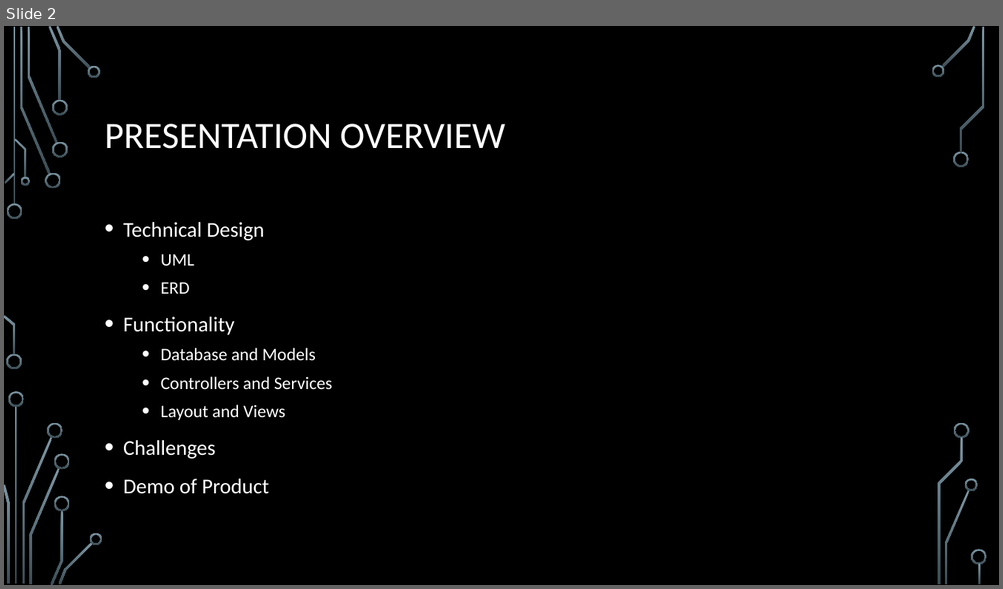
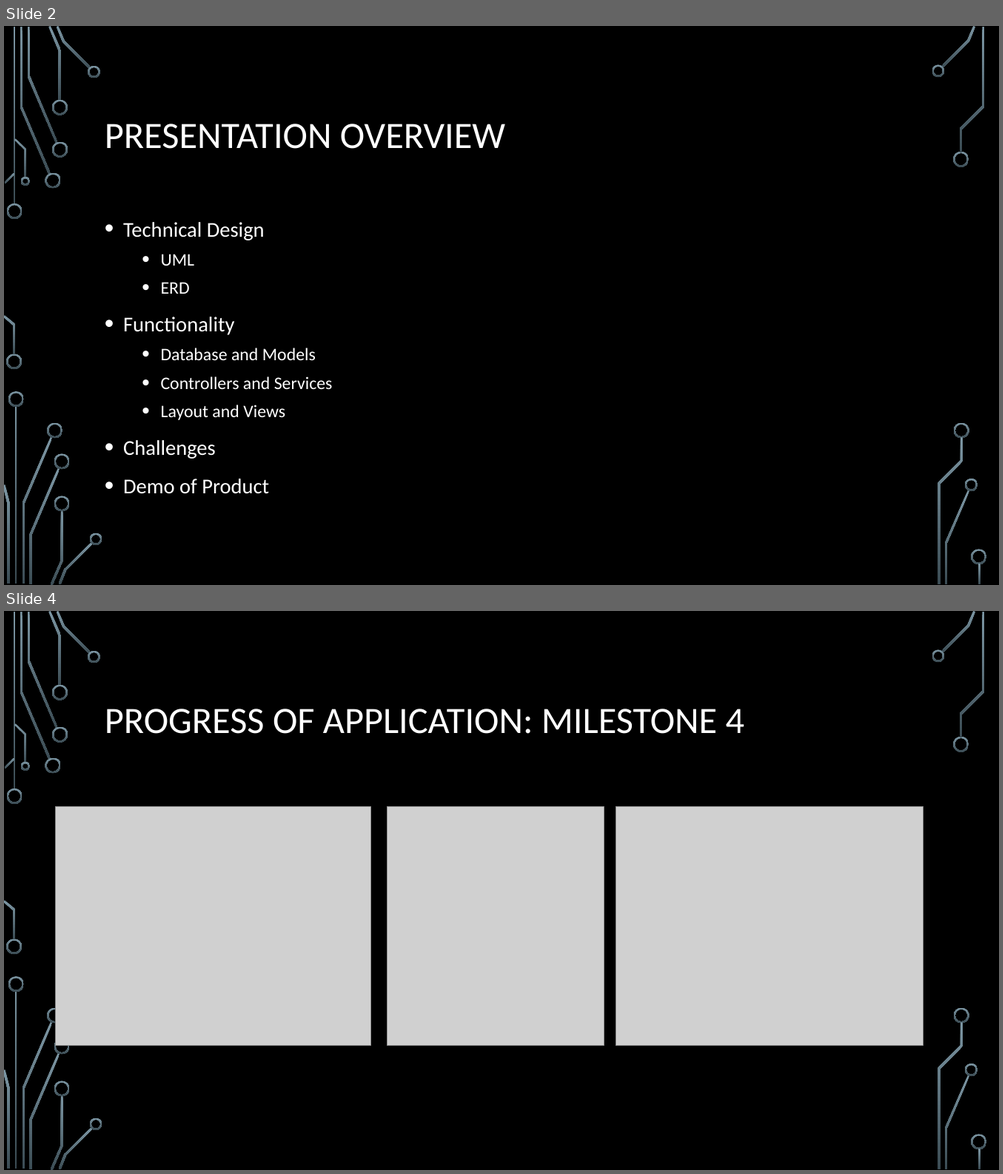
Before and after one commit to darthxvaderxd/CST-247-Project, a slide deck: Planning and Design/CST-247 Milestone.pptx. Shown one above the other, each under a label of ours: slide 2 before the commit, slides 2 and 4 after it; the slides between them are not shown. The pictures are 1003x589 and 1003x1174 pixels, drawn with LibreOffice and Linux fonts; fonts in the diff are those of the drawing; grey boxes stand for pictures; background and template pictures are left out. Boxes give left, top, right and bottom in pixels: in the first picture for what was removed or moved away, otherwise in the second. Text is boxed around its words. In the diff, an @@ line names an element or a change of style, - is before the commit and + after.

```diff
--- a/Planning and Design/CST-247 Milestone.pptx
+++ b/Planning and Design/CST-247 Milestone.pptx
@@ slide 4 added at [4,611,999,1170], background picture (left out); not listed: 36 template elements that a slide beside it also shows @@
@@ title added at [105,709,745,734], 36 pt, text #FFFFFF @@
+PROGRESS OF APPLICATION: MILESTONE 4
@@ picture added at [56,806,370,1046] @@
@@ picture added at [387,806,604,1046] @@
@@ picture added at [616,806,923,1046] @@
```
Also in this commit, not shown: 3 other slides added.
